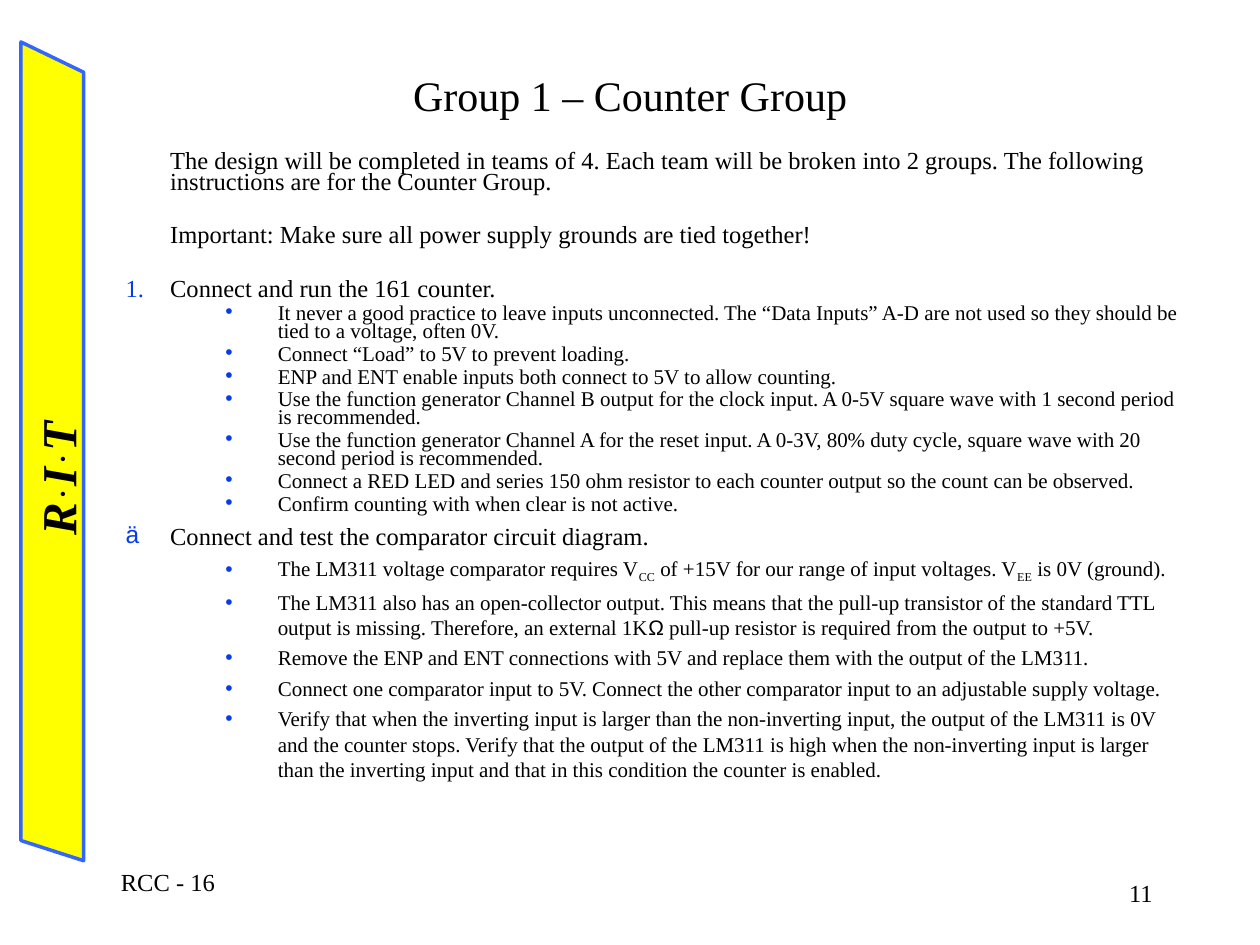
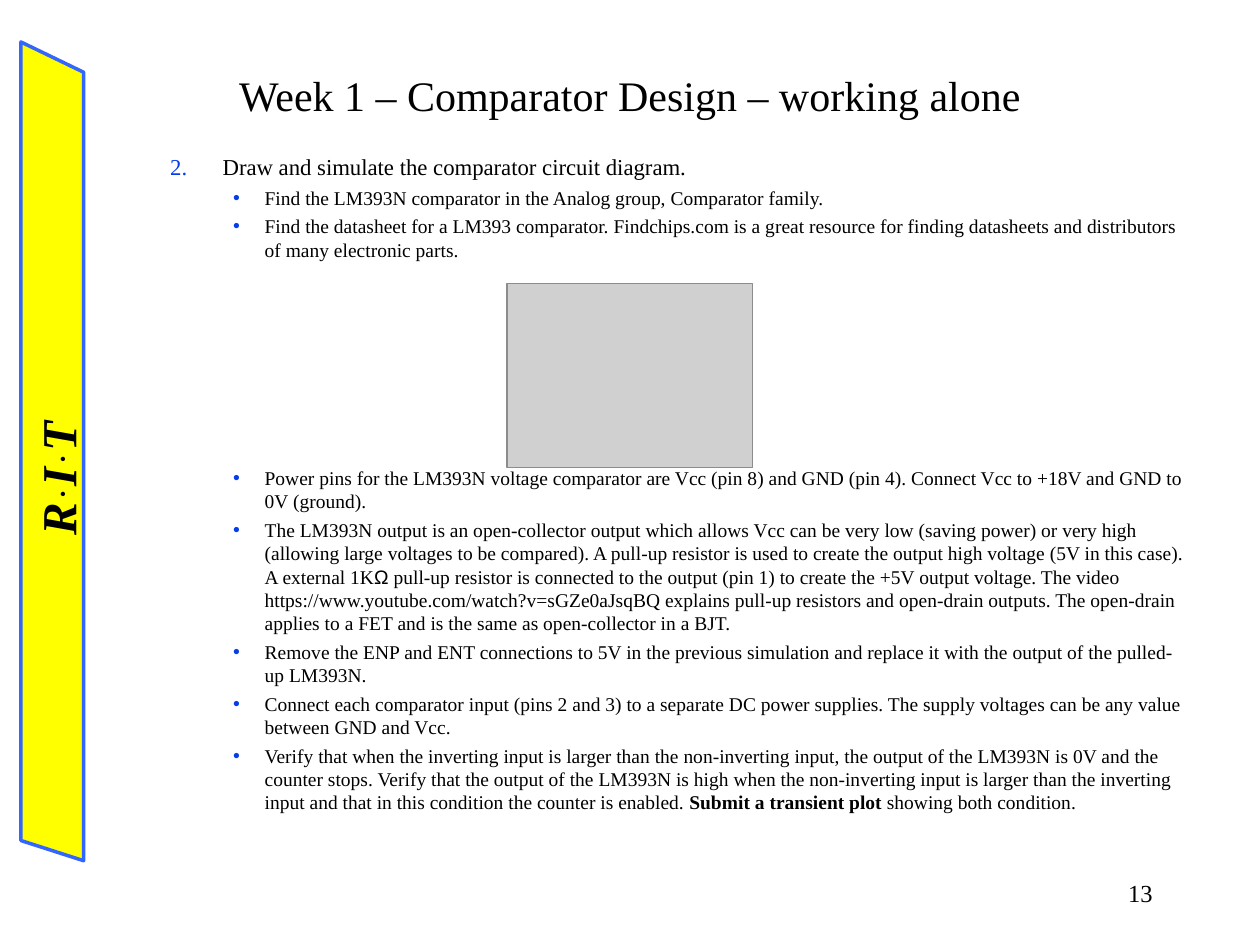
Before and after one commit to blizzardfinnegan/rit2195Notes, a slide deck: slide 13 of EEET-222-03/lab6/lab6.ppt (slide 11 before the commit). Drawn at 1260x945 pixels with LibreOffice and Linux fonts; fonts in the diff are those of the drawing; grey boxes stand for pictures. Boxes give left, top, right and bottom in pixels: in the first picture for what was removed or moved away, otherwise in the second. Text is boxed around its words. In the diff, an @@ line names an element or a change of style, - is before the commit and + after.

```diff
--- a/EEET-222-03/lab6/lab6.ppt
+++ b/EEET-222-03/lab6/lab6.ppt
@@ title at <box>239,82,1021,120</box>: text changed @@
-Group 1 – Counter Group
+Week 1 – Comparator Design – working alone
@@ text at <box>223,159,1183,814</box>: text changed; size 12 to 11.1 pt @@
-  The design will be completed in teams of 4. Each team will be broken into 2 groups. The following instructions are for the Counter Group.
-  Important: Make sure all power supply grounds are tied together!
-  1. Connect and run the 161 counter.
-    • It never a good practice to leave inputs unconnected. The “Data Inputs” A-D are not used so they should be tied to a voltage, often 0V.
-    • Connect “Load” to 5V to prevent loading.
-    • ENP and ENT enable inputs both connect to 5V to allow counting.
-    • Use the function generator Channel B output for the clock input. A 0-5V square wave with 1 second period is recommended.
-    • Use the function generator Channel A for the reset input. A 0-3V, 80% duty cycle, square wave with 20 second period is recommended.
-    • Connect a RED LED and series 150 ohm resistor to each counter output so the count can be observed.
-    • Confirm counting with when clear is not active.
-  ä Connect and test the comparator circuit diagram.
-    • The LM311 voltage comparator requires VCC of +15V for our range of input voltages. VEE is 0V (ground).
-    • The LM311 also has an open-collector output. This means that the pull-up transistor of the standard TTL output is missing. Therefore, an external 1KΩ pull-up resistor is required from the output to +5V.
-    • Remove the ENP and ENT connections with 5V and replace them with the output of the LM311.
-    • Connect one comparator input to 5V. Connect the other comparator input to an adjustable supply voltage.
-    • Verify that when the inverting input is larger than the non-inverting input, the output of the LM311 is 0V and the counter stops. Verify that the output of the LM311 is high when the non-inverting input is larger than the inverting input and that in this condition the counter is enabled.
+  2. Draw and simulate the comparator circuit diagram.
+    • Find the LM393N comparator in the Analog group, Comparator family.
+    • Find the datasheet for a LM393 comparator. Findchips.com is a great resource for finding datasheets and distributors of many electronic parts.
+    • Power pins for the LM393N voltage comparator are Vcc (pin 8) and GND (pin 4). Connect Vcc to +18V and GND to 0V (ground).
+    • The LM393N output is an open-collector output which allows Vcc can be very low (saving power) or very high (allowing large voltages to be compared). A pull-up resistor is used to create the output high voltage (5V in this case). A external 1KΩ pull-up resistor is connected to the output (pin 1) to create the +5V output voltage. The video https://www.youtube.com/watch?v=sGZe0aJsqBQ explains pull-up resistors and open-drain outputs. The open-drain applies to a FET and is the same as open-collector in a BJT.
+    • Remove the ENP and ENT connections to 5V in the previous simulation and replace it with the output of the pulled-up LM393N.
+    • Connect each comparator input (pins 2 and 3) to a separate DC power supplies. The supply voltages can be any value between GND and Vcc.
+    • Verify that when the inverting input is larger than the non-inverting input, the output of the LM393N is 0V and the counter stops. Verify that the output of the LM393N is high when the non-inverting input is larger than the inverting input and that in this condition the counter is enabled. Submit a transient plot showing both condition.
@@ picture added at <box>507,284,752,467</box> @@
@@ text removed at <box>121,874,215,892</box> @@
-RCC - 16
@@ page number at <box>1128,885,1153,903</box>: text changed @@
-11
+13
```
Also in this commit, not shown: 12 other slides changed, 3 slides added, 1 slide removed, 51 other files.
